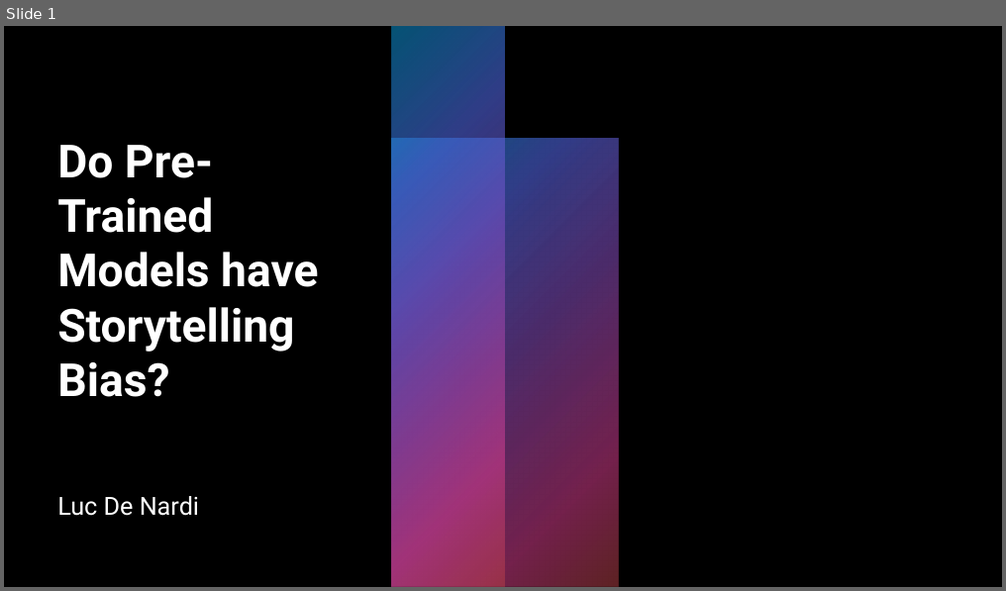
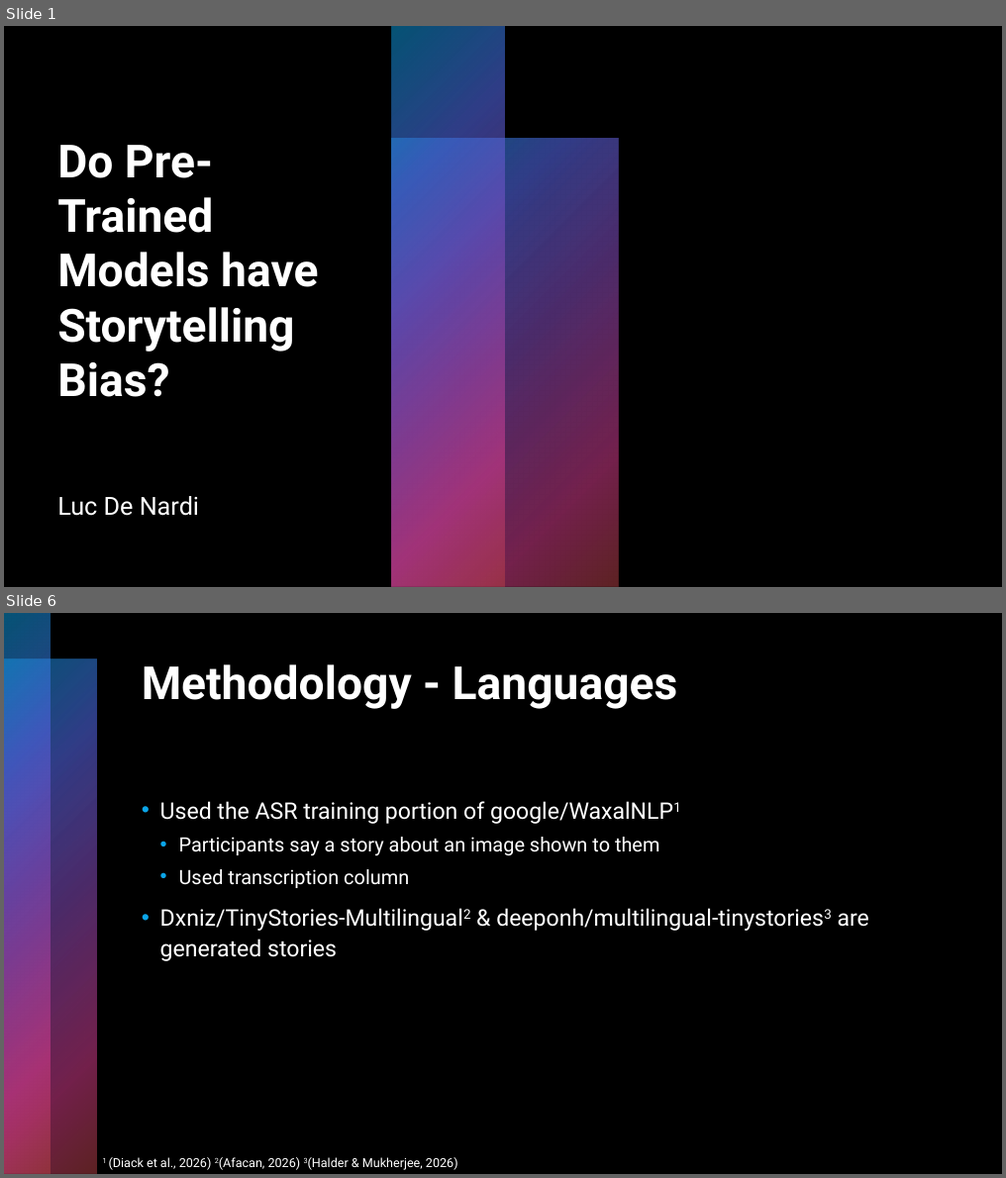
Before and after one commit to look-luc/Multilingual-Stories-Topic-Space, a slide deck: presentation.pptx. Shown one above the other, each under a label of ours: slide 1 before the commit, slides 1 and 6 after it; the slides between them are not shown. The pictures are 1006x591 and 1006x1178 pixels, drawn with LibreOffice and Linux fonts; fonts in the diff are those of the drawing; background and template pictures are left out. Boxes give left, top, right and bottom in pixels: in the first picture for what was removed or moved away, otherwise in the second. Text is boxed around its words. In the diff, an @@ line names an element or a change of style, - is before the commit and + after.

```diff
--- a/presentation.pptx
+++ b/presentation.pptx
@@ slide 6 added at box(4, 613, 1002, 1174), background #000000 @@
@@ rectangle added at box(4, 613, 51, 1174), fill gradient #0BA5E8 to #5066E1 to #894EC0 to #E54196 to #BE4449 @@
@@ rectangle added at box(4, 660, 97, 1174), fill gradient #0BA5E8 to #5066E1 to #894EC0 to #E54196 to #BE4449 @@
@@ title added at box(142, 664, 678, 709), 44 pt, text #FFFFFF, bold @@
+Methodology - Languages
@@ text added at box(160, 801, 869, 961), 22 pt, text #FFFFFF @@
+• Used the ASR training portion of google/WaxalNLP1
+  • Participants say a story about an image shown to them
+  • Used transcription column
+• Dxniz/TinyStories-Multilingual2 & deeponh/multilingual-tinystories3 are generated stories
@@ text added at box(103, 1157, 458, 1170), 12 pt, text #FFFFFF @@
+1 (Diack et al., 2026) 2(Afacan, 2026) 3(Halder & Mukherjee, 2026)
```
Also in this commit, not shown: 6 other slides added, 1 slide removed, 2 other files.
